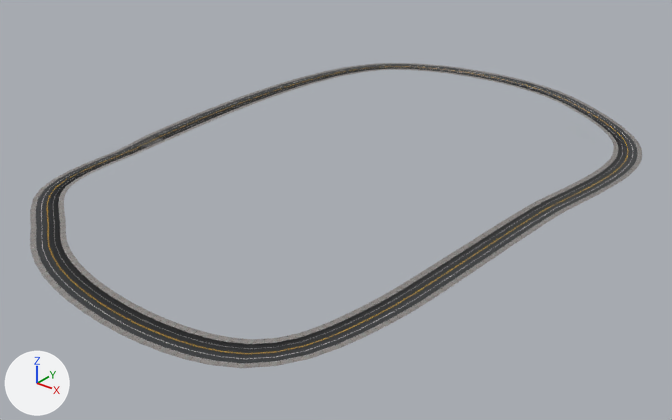
The Blender file CPSC585/models/racetrack/racetrack.blend: old version first, new version second.
The view is the same before and after, from a 50 mm lens placed at (741.0, -696.0, 367.0), pointed at (210.0, -33.0, -44.0). Every picture has the same lights, and +X, +Y and +Z are marked at lower left.

Objects in the first picture: 'ROAD_TILE_Plane.009'.
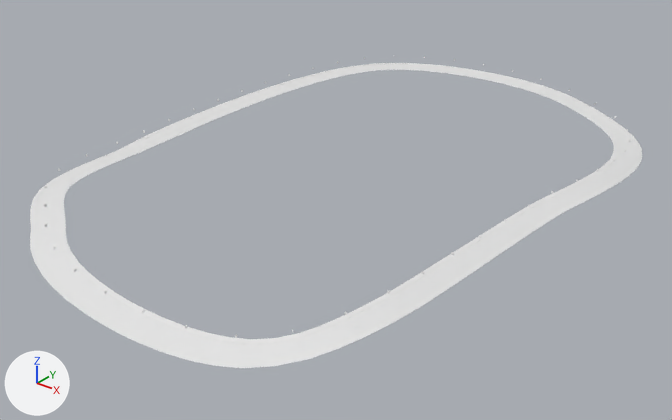
Pixel boxes (x1, y1, x2, y2) of what changed, in the pictures (672 x 420 px; the box of a moved part takes in the faces that stretch with it):
'Plane', added
    after: (44, 56, 631, 338)
part 1 of me_road_tile_plane_009, moved or reshaped
    both: (58, 63, 618, 344)
part 2 of me_road_tile_plane_009, recoloured (grey to white)
    both: (36, 64, 637, 363)
part 3 of me_road_tile_plane_009, recoloured (grey to white)
    both: (30, 65, 642, 368)
part 4 of me_road_tile_plane_009, recoloured (grey to white)
    both: (134, 136, 164, 147)
part 5 of me_road_tile_plane_009, recoloured
    both: (131, 135, 167, 147)

Patch to the scene script:
```diff
--- a/CPSC585/models/racetrack/racetrack.blend.py
+++ b/CPSC585/models/racetrack/racetrack.blend.py
@@ me_road_tile_plane_009 @@
 me_road_tile_plane_009.from_pydata(...)  # 1456 vertices, 644 faces; spans x -438.0..17.0, y -18.0..6.0, z -348.0..337.0
 # used by ob_road_tile_plane_009; location = (0.0, 0.0, 0.0); rotation_euler = (1.571, 0.0, 3.142), in degrees (90, 0, 180)
-me_road_tile_plane_009.materials.append(mat_material_001)  # picture img_road_texture_straight_png_001
+# me_road_tile_plane_009 part 1
+# 284 faces are deleted
+# 284 new faces join them
+# me_road_tile_plane_009 part 2: 91 faces spanning x -433.0..12.0, y -18.0..6.0, z -343.0..332.0 switch from mat_material_030 (picture img_road_texture_straight_png) to no material
+# me_road_tile_plane_009 part 3: 546 faces spanning x -438.0..17.0, y -18.0..6.0, z -348.0..337.0 switch from mat_material_031 (picture img_sidewalk_png) to no material
+# me_road_tile_plane_009 part 4: 1 face spanning x -21.0..3.0, y 0.0..1.0, z -114.0..-85.0 switches from mat_material_001 (picture img_road_texture_straight_png_001) to no material
+# me_road_tile_plane_009 part 5: 6 faces spanning x -26.0..8.0, y 0.0..2.0, z -114.0..-84.0 switch from mat_material_002 (picture img_sidewalk_png_001) to no material
@@ me_plane_001 @@
+me_plane_001.from_pydata(...)  # 368 vertices, 276 faces; spans x -3.0..424.0, y -334.0..323.0, z -17.0..7.0
@@ ob_plane @@
+ob_plane = bpy.data.objects.new('Plane', me_plane_001)
+ob_plane.location = (0.0, 0.0, 13.7)
```
